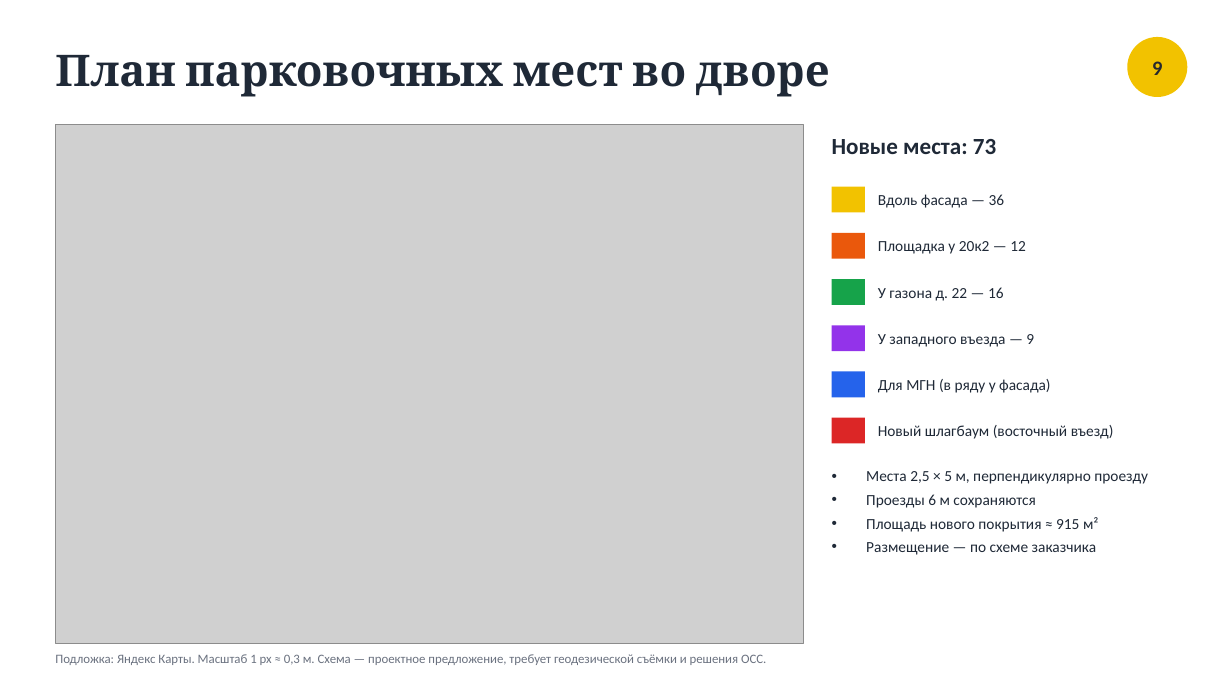
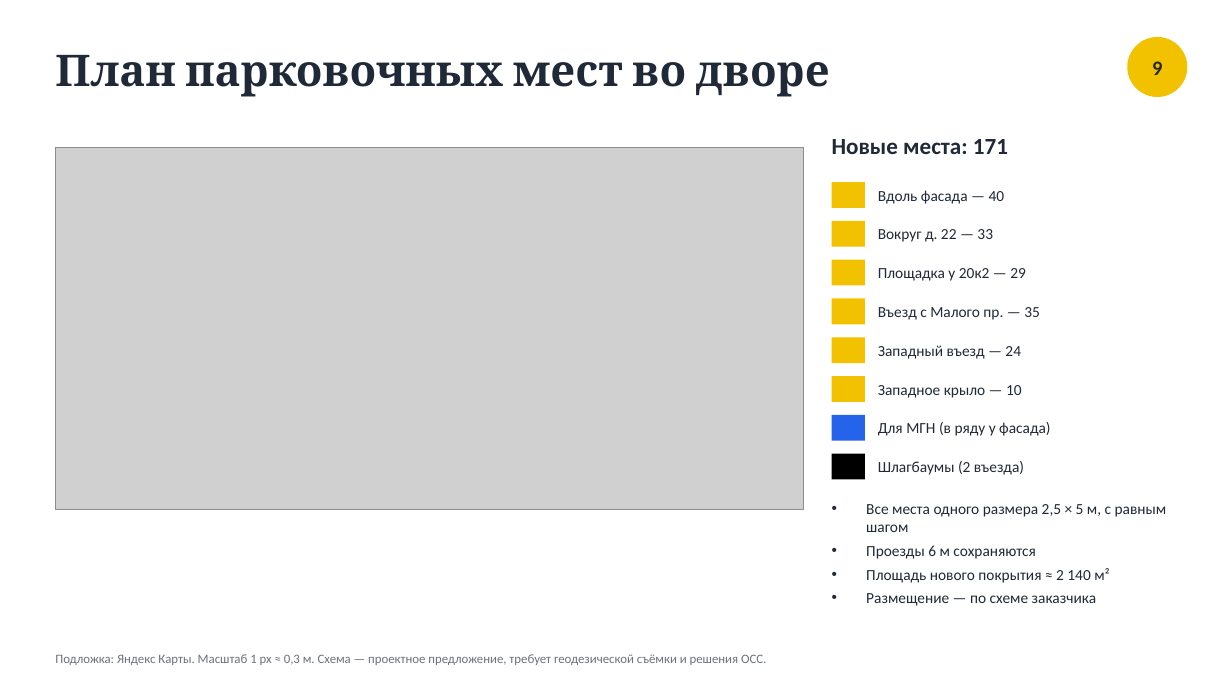
Before and after one commit to shortisshow-prog/mirigrushek, a slide deck: slide 9 of parking/Парковка_Нахимова_20.pptx. Drawn at 1232x693 pixels with LibreOffice and Linux fonts; fonts in the diff are those of the drawing; grey boxes stand for pictures. Boxes give left, top, right and bottom in pixels: in the first picture for what was removed or moved away, otherwise in the second. Text is boxed around its words. In the diff, an @@ line names an element or a change of style, - is before the commit and + after.

```diff
--- a/parking/Парковка_Нахимова_20.pptx
+++ b/parking/Парковка_Нахимова_20.pptx
@@ picture: place and size @@
-picture at (55, 125, 804, 643)
+picture at (55, 148, 804, 509)
@@ text at (832, 139, 1008, 154): text changed @@
-Новые места: 73
+Новые места: 171
@@ rectangle: place and size @@
-rectangle at (832, 187, 865, 213)
+rectangle at (832, 182, 865, 208)
@@ text at (878, 190, 1005, 204): text changed @@
-Вдоль фасада — 36
+Вдоль фасада — 40
@@ rectangle: place and size @@
-rectangle at (832, 233, 865, 259)
+rectangle at (832, 221, 865, 247)
@@ rectangle at (832, 221, 865, 247): fill #EA580C to #F2C200 @@
@@ text at (878, 229, 993, 242): text changed @@
-У газона д. 22 — 16
+Вокруг д. 22 — 33
@@ rectangle: place and size @@
-rectangle at (832, 279, 865, 305)
+rectangle at (832, 260, 865, 286)
@@ rectangle at (832, 260, 865, 286): fill #16A34A to #F2C200 @@
@@ text at (878, 268, 1026, 281): text changed @@
-Площадка у 20к2 — 12
+Площадка у 20к2 — 29
@@ rectangle: place and size @@
-rectangle at (832, 325, 865, 351)
+rectangle at (832, 299, 865, 324)
@@ rectangle at (832, 299, 865, 324): fill #9333EA to #F2C200 @@
@@ text at (878, 307, 1040, 320): text changed @@
-У западного въезда — 9
+Въезд с Малого пр. — 35
@@ rectangle: place and size @@
-rectangle at (832, 372, 865, 397)
+rectangle at (832, 337, 865, 363)
@@ rectangle at (832, 337, 865, 363): fill #2563EB to #F2C200 @@
@@ text added at (878, 345, 1021, 359), 12 pt, text #1F2937 @@
+Западный въезд — 24
@@ rectangle: place and size @@
-rectangle at (832, 418, 865, 444)
+rectangle at (832, 376, 865, 402)
@@ rectangle at (832, 376, 865, 402): fill #DC2626 to #F2C200 @@
@@ text at (878, 385, 1022, 398): text changed @@
-Новый шлагбаум (восточный въезд)
+Западное крыло — 10
@@ rectangle added at (832, 415, 865, 441), fill #2563EB @@
@@ text "Для МГН (в ряду у ...": place and size @@
-text "Для МГН (в ряду у ..." at (878, 379, 1050, 393)
+text "Для МГН (в ряду у ..." at (878, 422, 1050, 436)
@@ rectangle added at (832, 454, 865, 480), fill #000000 @@
@@ text added at (878, 461, 1024, 475), 12 pt, text #1F2937 @@
+Шлагбаумы (2 въезда)
@@ text "Все места одного размера 2,5 ...": place and size @@
-text "Все места одного размера 2,5 ..." at (866, 471, 1148, 555)
+text "Все места одного размера 2,5 ..." at (866, 504, 1167, 606)
@@ text at (866, 504, 1167, 532): text changed @@
-• Места 2,5 × 5 м, перпендикулярно проезду
+• Все места одного размера 2,5 × 5 м, с равным шагом
@@ text at (866, 568, 1110, 583): text changed @@
-• Площадь нового покрытия ≈ 915 м²
+• Площадь нового покрытия ≈ 2 140 м²
```
Also in this commit, not shown: 9 other slides changed, 2 other files.
